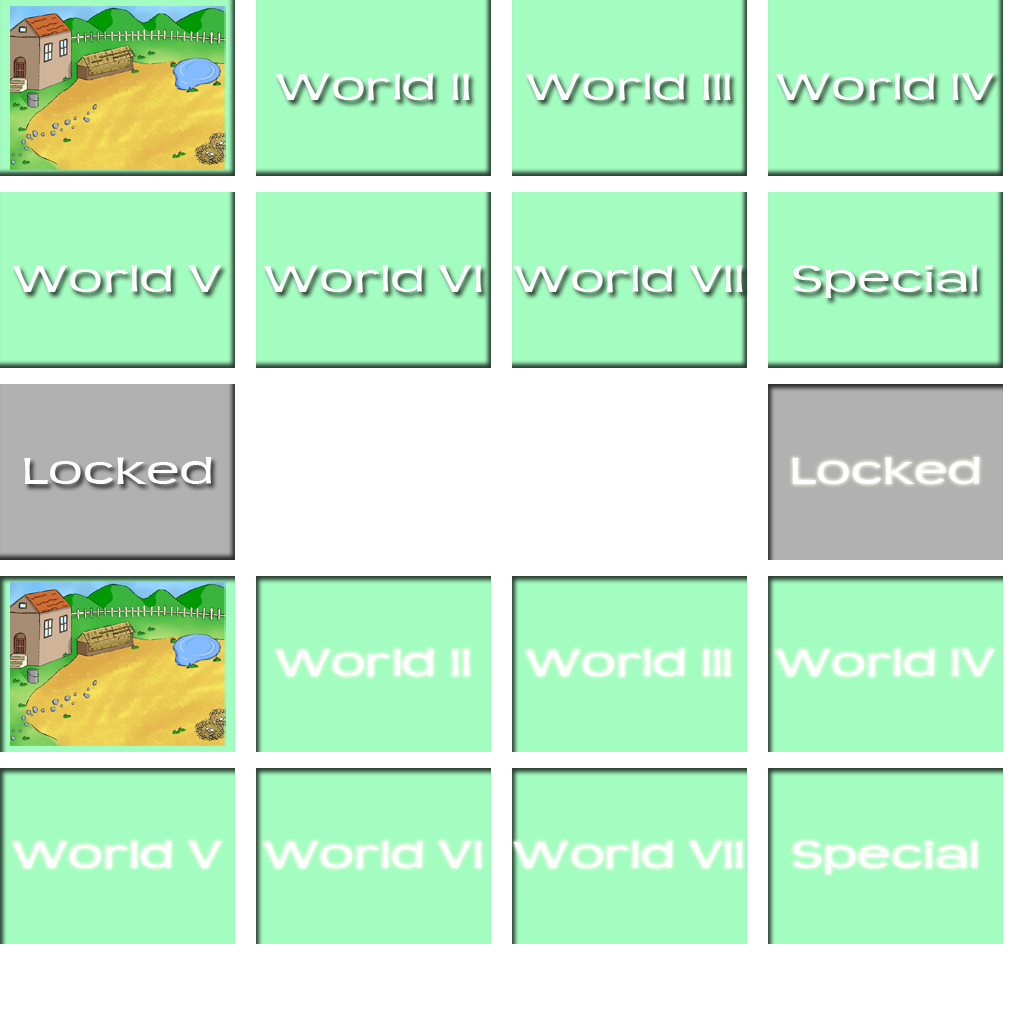
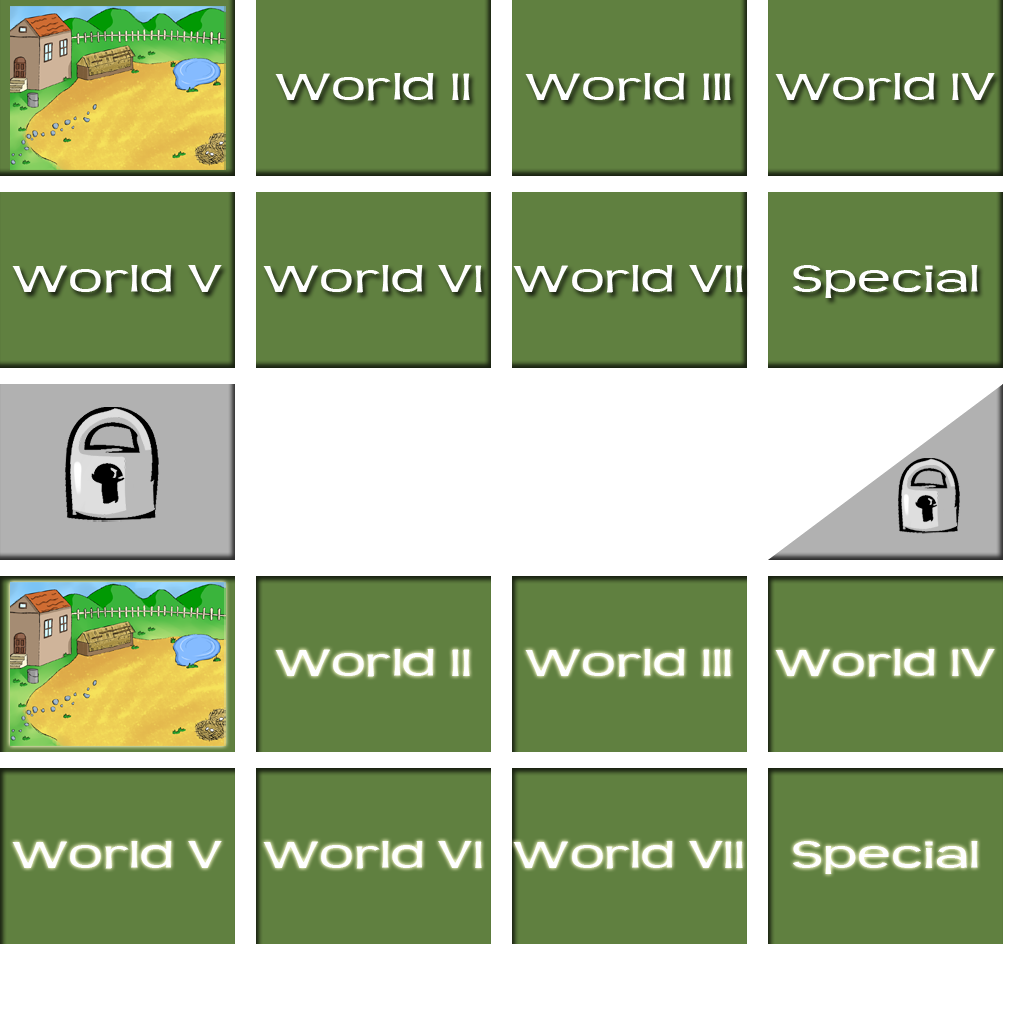
Two versions of the same layered image (1024x1024). Layer-by-layer changes:
added group "World 1 copy 18" with 6 layers above "World 1 copy 7" over left=768, top=384, right=1003, bottom=560
moved "Shape 1" (1st of 18, in "World 1 copy 18") into group "World 1 copy 18", painted on it over left=768, top=384, right=1003, bottom=560
painted on "Shape 1" (3rd of 18, in "Normal" › "World 1 copy 6") over left=768, top=192, right=1003, bottom=368
painted on "Shape 1" (4th of 18, in "Normal" › "World 1 copy 5") over left=512, top=192, right=747, bottom=368
painted on "Shape 1" (5th of 18, in "Normal" › "World 1 copy 4") over left=256, top=192, right=491, bottom=368
painted on "Shape 1" (6th of 18, in "Normal" › "World 1 copy 3") over left=0, top=192, right=235, bottom=368
painted on "Shape 1" (7th of 18, in "Normal" › "World 1 copy 2") over left=768, top=0, right=1003, bottom=176
painted on "Shape 1" (8th of 18, in "Normal" › "World 1 copy") over left=512, top=0, right=747, bottom=176
painted on "Shape 1" (9th of 18, in "Normal" › "World 1 copy 8") over left=256, top=0, right=491, bottom=176
painted on "Shape 1" (10th of 18, in "Normal" › "World 1") over left=0, top=0, right=235, bottom=176
removed group "World 1 copy 17" (2 layers) from group "Down" over left=768, top=384, right=1003, bottom=560
painted on "Shape 1" (11th of 18, in "Down" › "World 1 copy 16") over left=768, top=768, right=1003, bottom=944
painted on "Shape 1" (12th of 18, in "Down" › "World 1 copy 15") over left=512, top=768, right=747, bottom=944
painted on "Shape 1" (13th of 18, in "Down" › "World 1 copy 14") over left=256, top=768, right=491, bottom=944
painted on "Shape 1" (14th of 18, in "Down" › "World 1 copy 13") over left=0, top=768, right=235, bottom=944
painted on "Shape 1" (15th of 18, in "Down" › "World 1 copy 12") over left=768, top=576, right=1003, bottom=752
…and 18 more changes (10 added, 3 painted, 2 removed, 3 stack)
